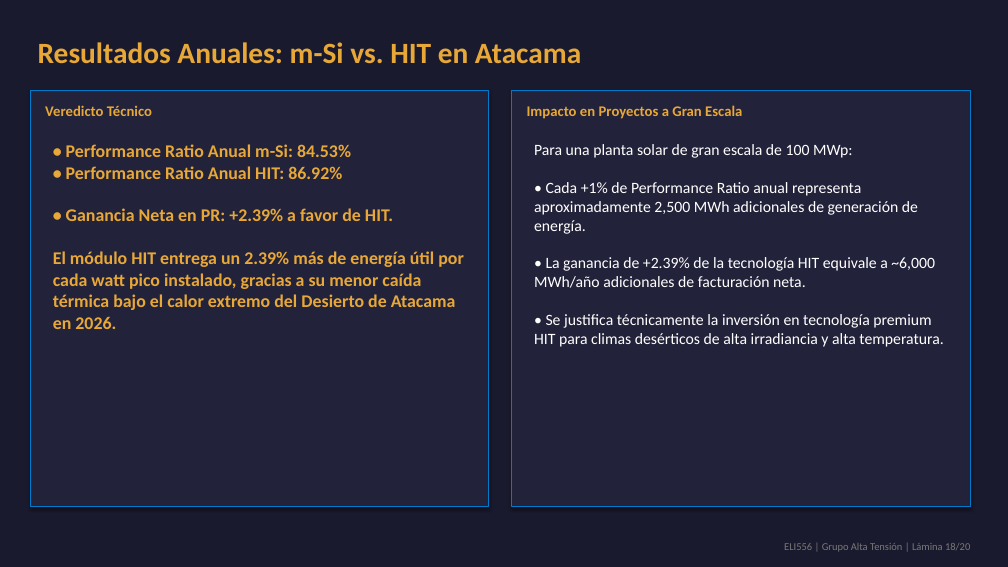
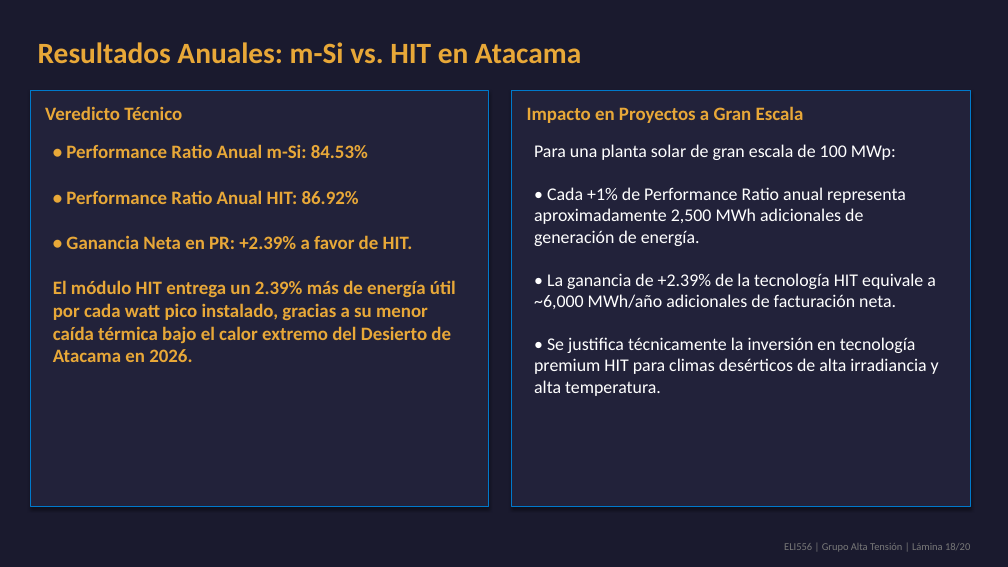
Before and after one commit to theChosen16/t2-paneles, a slide deck: slide 18 of output/Presentacion_Final_ELI556_Atacama.pptx. Drawn at 1008x567 pixels with LibreOffice and Linux fonts; fonts in the diff are those of the drawing. Boxes give left, top, right and bottom in pixels: in the first picture for what was removed or moved away, otherwise in the second. Text is boxed around its words. In the diff, an @@ line names an element or a change of style, - is before the commit and + after.

```diff
--- a/output/Presentacion_Final_ELI556_Atacama.pptx
+++ b/output/Presentacion_Final_ELI556_Atacama.pptx
@@ text "Veredicto Técnico" at box(45, 106, 182, 120): size 14 to 18 pt @@
@@ text "Impacto en Proyectos a Gran ..." at box(527, 106, 804, 123): size 14 to 18 pt @@
@@ text "• Performance Ratio Anual m-Si: ..." at box(53, 144, 456, 362): size 17 to 18 pt @@
@@ text "Para una planta solar de ..." at box(534, 144, 939, 396): size 15 to 17 pt @@
```
Also in this commit, not shown: 16 other slides changed, 18 other files.
